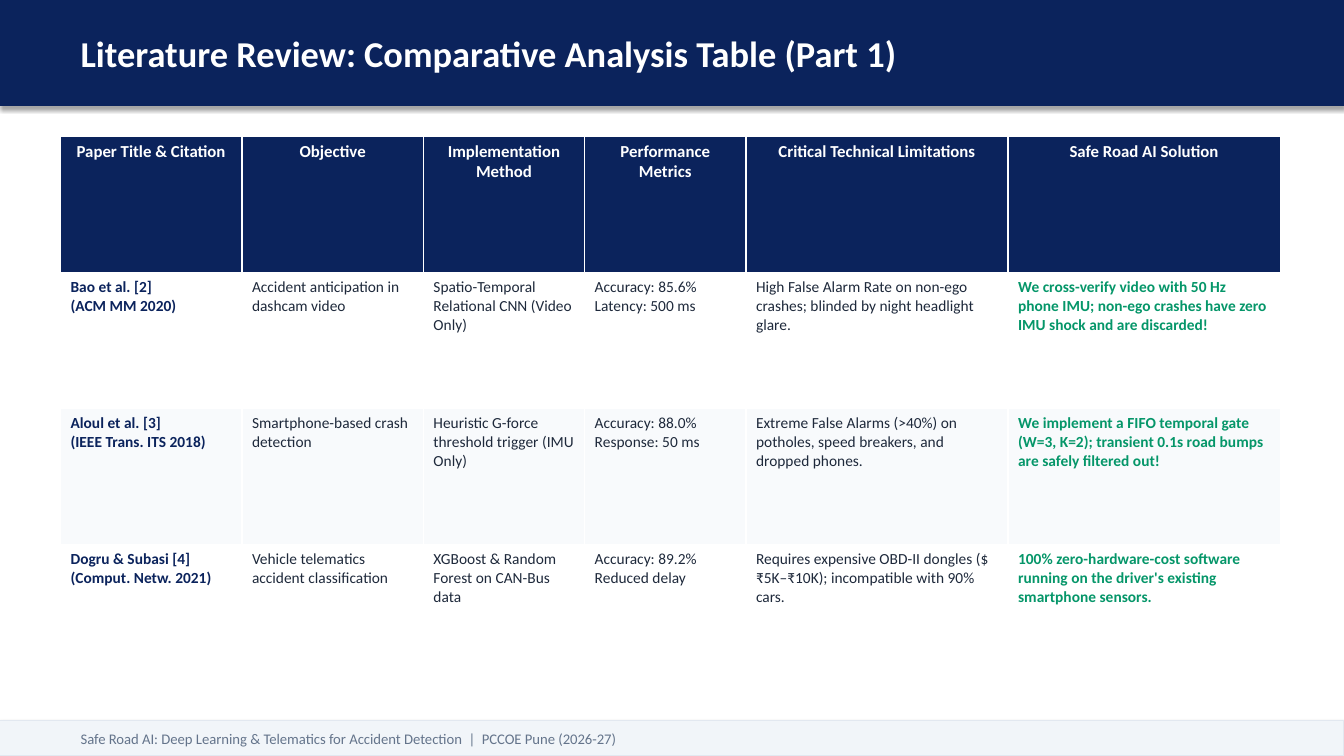
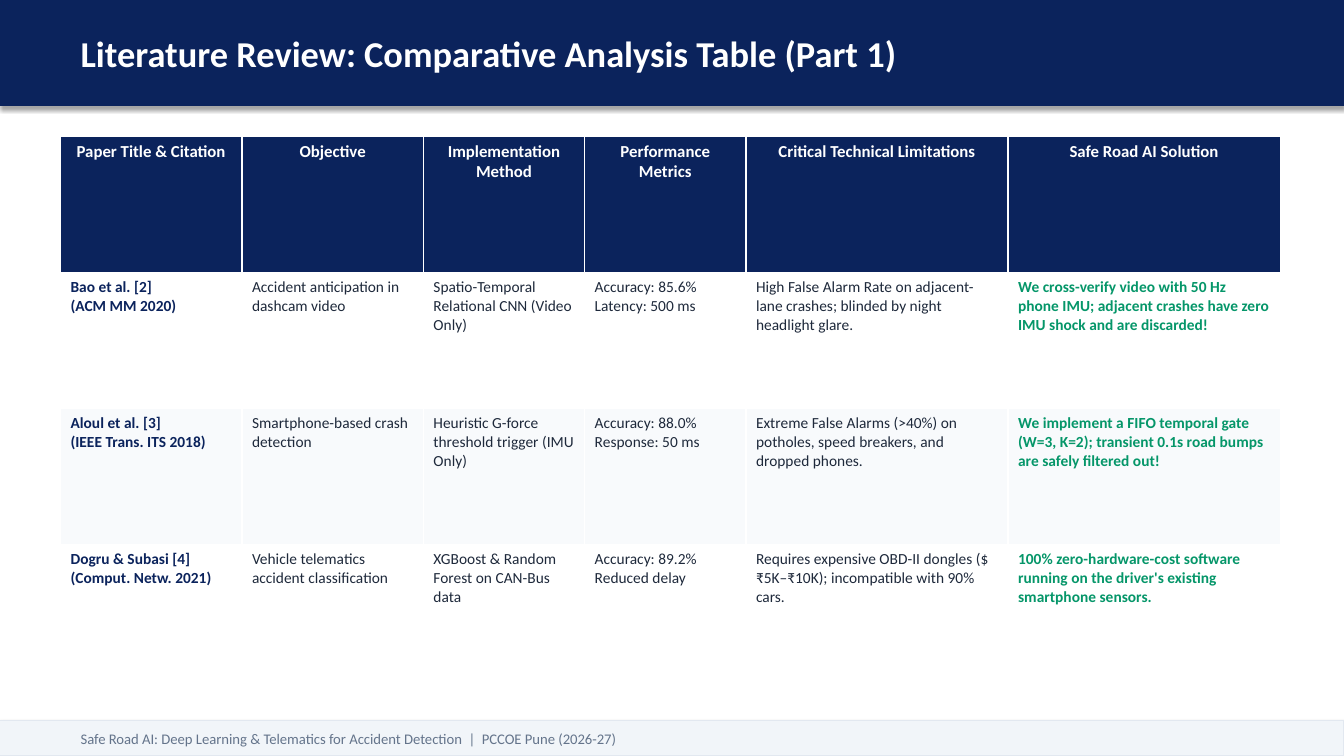
Before and after one commit to mrinmayee005/safe-road-ai, a slide deck: slide 9 of Safe_Road_AI_Review1_Presentation.pptx. Drawn at 1344x756 pixels with LibreOffice and Linux fonts; fonts in the diff are those of the drawing. Boxes give left, top, right and bottom in pixels: in the first picture for what was removed or moved away, otherwise in the second. Text is boxed around its words. In the diff, an @@ line names an element or a change of style, - is before the commit and + after.

```diff
--- a/Safe_Road_AI_Review1_Presentation.pptx
+++ b/Safe_Road_AI_Review1_Presentation.pptx
@@ table at [60, 136, 1280, 681] @@
-row 2, column 5: High False Alarm Rate on non-ego crashes; blinded by night headlight glare.
+row 2, column 5: High False Alarm Rate on adjacent-lane crashes; blinded by night headlight glare.
-row 2, column 6: We cross-verify video with 50 Hz phone IMU; non-ego crashes have zero IMU shock and are discarded!
+row 2, column 6: We cross-verify video with 50 Hz phone IMU; adjacent crashes have zero IMU shock and are discarded!
```
Also in this commit, not shown: 5 other slides changed, 6 other files.
